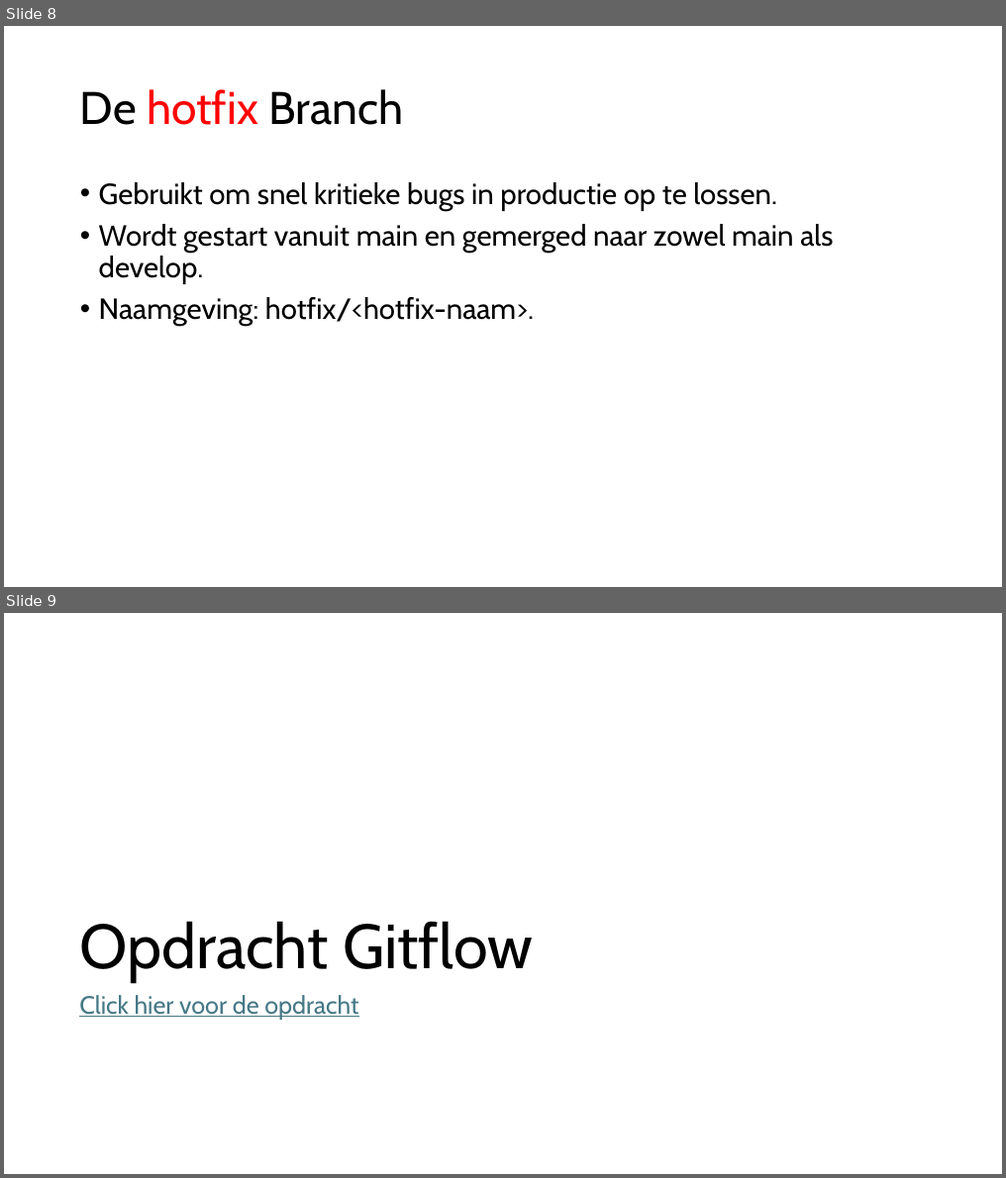
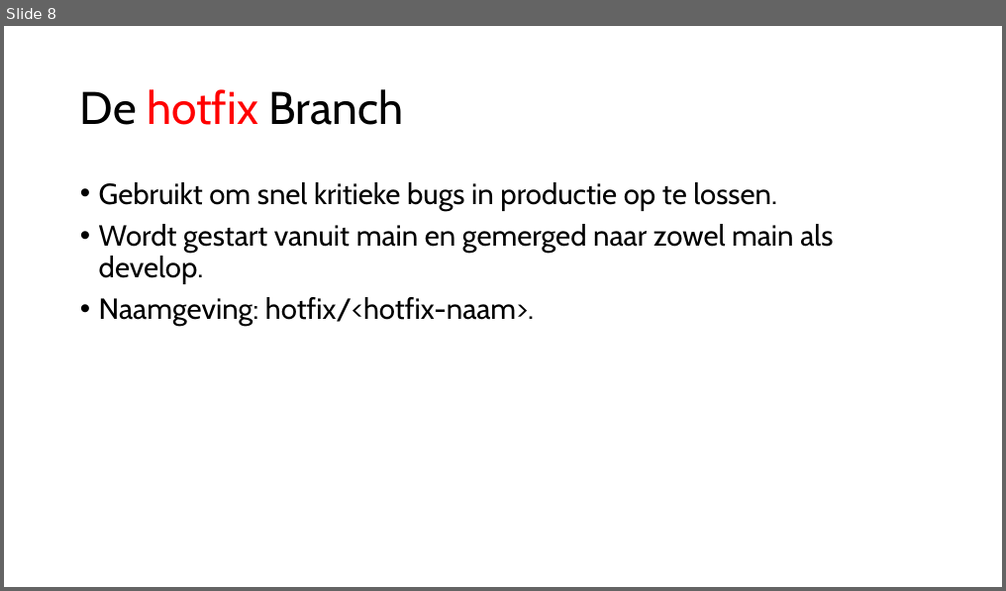
Before and after one commit to djsjollema/lessen-gamedevelopment, a slide deck: M2/Skill/6-Giflow/6 Gitflow.pptx. Shown one above the other, each under a label of ours: slides 8 and 9 before the commit, slide 8 after it. The pictures are 1006x1178 and 1006x591 pixels, drawn with LibreOffice and Linux fonts; fonts in the diff are those of the drawing. Boxes give left, top, right and bottom in pixels: in the first picture for what was removed or moved away, otherwise in the second. Text is boxed around its words. In the diff, an @@ line names an element or a change of style, - is before the commit and + after.

```diff
--- a/M2/Skill/6-Giflow/6 Gitflow.pptx
+++ b/M2/Skill/6-Giflow/6 Gitflow.pptx
@@ slide 9 removed at box(4, 613, 1002, 1174), background #FFFFFF @@
@@ title removed at box(79, 921, 533, 983) @@
-Opdracht Gitflow
@@ text removed at box(79, 995, 358, 1020) @@
-Click hier voor de opdracht
```
Also in this commit, not shown: 1 slide changed, 1 other slide removed, 1 other file.
